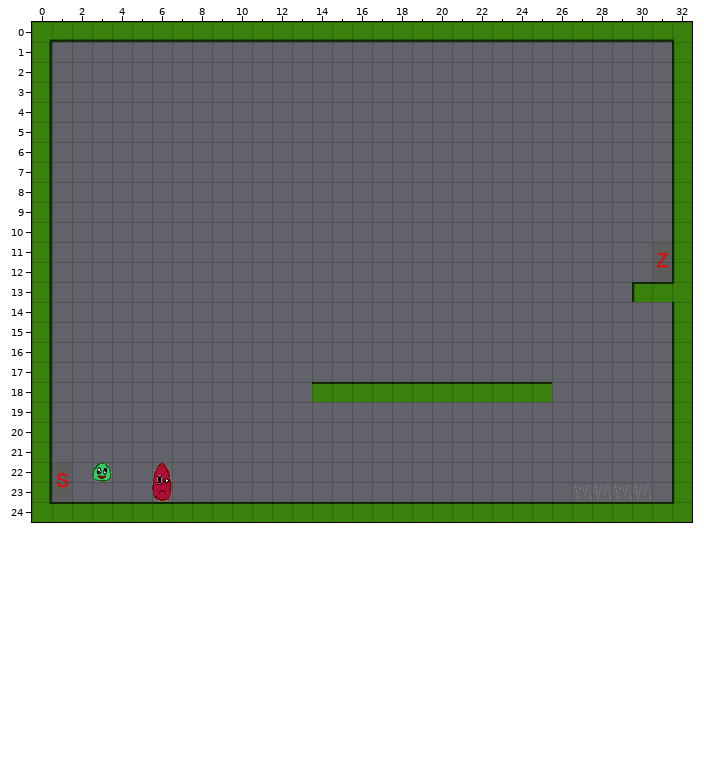
Tiled map (JSON) -- res/level/dummylevel.json. That is the earlier state.
Cells are 25x25 px. Shown: x 0..32, y 0..24.
The same view after the edit:
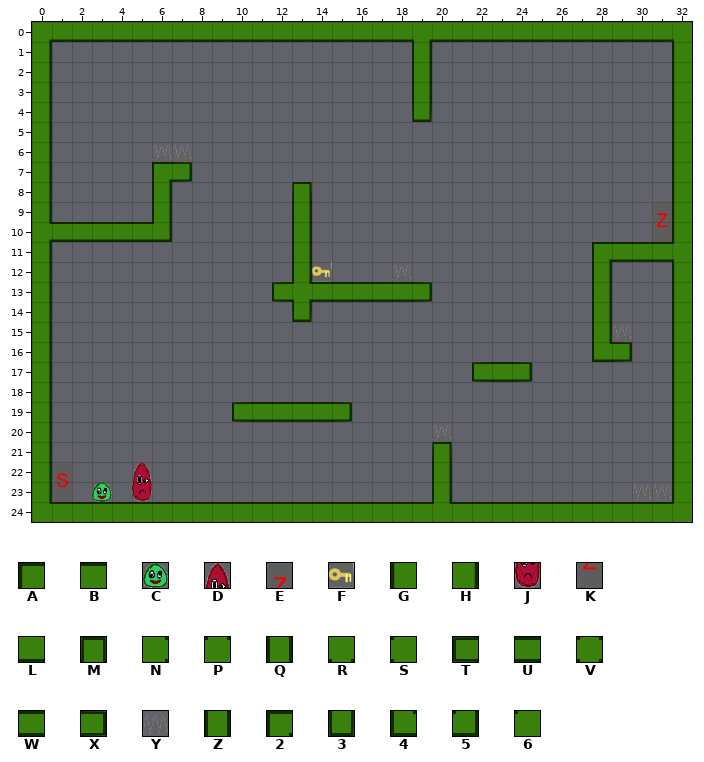
Key: from "Tileset": A 0, B 1, C 6, D 8, E 12, F 14, G 20, H 22, J 28, K 32, L 41, M 65, N 69, P 70, Q 85, R 89, S 90, T 103, U 104, V 105, W 106, X 107, Y 120, Z 125, 2 129, 3 145, 4 149, 5 150, 6 181.
_ is an empty cell, . an unchanged one.
Tiles of an added or newly shown layer are drawn over the layers below it.
Log entry: reworked dummylvl
Changes in this commit:
--- layer "Kachelebene 1" (removed)
@@ x 19..19 @@
- 0 L
+ 0 _
@@ x 0..32 @@
-10 H................................
-11 ................................G
+10 _................................
+11 ................................_
@@ x 32..32 @@
-13 G
+13 _
@@ x 14..25 @@
-18 BBBBBBBBBBBB
+18 ____________
@@ x 20..20 @@
-24 B
+24 _
--- layer "Kachelebene 2"
@@ x 19..19 @@
- 0 _
- 1 _
- 2 _
- 3 _
- 4 _
+ 0 R
+ 1 Q
+ 2 Q
+ 3 Q
+ 4 3
@@ x 0..32 @@
- 7 ......__.........................
- 8 ......_......_...................
- 9 ......_......_...................
-10 _______......_...................
-11 ............._..............___E_
-12 ............._.............._..K.
-13 ............______.........._.AB6
-14 ............._.............._....
-15 ............................_....
-16 ............................__...
+ 7 ......2X.........................
+ 8 ......Q......M...................
+ 9 ......Q......Q...................
+10 NWWWWW5......Q...................
+11 .............Q..............2WWWS
+12 .............Q..............Z.._.
+13 ............TVWWWW..........Z.__G
+14 .............3..............Z....
+15 ............................Z....
+16 ............................4X...
@@ x 3..29 @@
-21 ................._.........
-22 C..D............._.........
-23 ...J............._......YYY
-24 ................._.........
+21 .................M.........
+22 _.._.............Q.........
+23 ..._.............Q......___
+24 .................P.........
--- layer "ObjectLayer" (added)
@@ x 6..7 @@
- 6 __
+ 6 YY
@@ x 31..31 @@
- 9 _
-10 _
+ 9 E
+10 K
@@ x 14..19 @@
-12 _..._.
-13 ....__
+12 F...Y.
+13 ....WX
@@ x 29..29 @@
-15 _
+15 Y
@@ x 22..24 @@
-17 ___
+17 TWX
@@ x 10..20 @@
-19 ______.....
-20 .........._
+19 TUWWWX.....
+20 ..........Y
@@ x 3..31 @@
-22 .._..........................
-23 _._........................._
+22 ..D..........................
+23 C.J.........................Y
